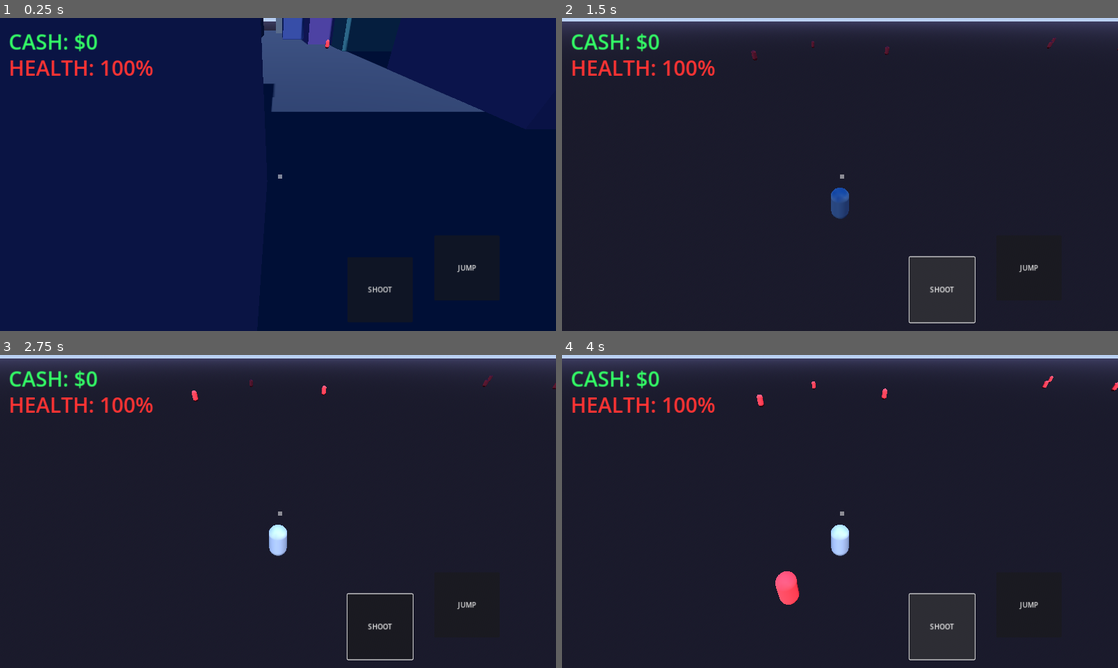
Above: before the commit, frames 1-4 (two rows, left to right).
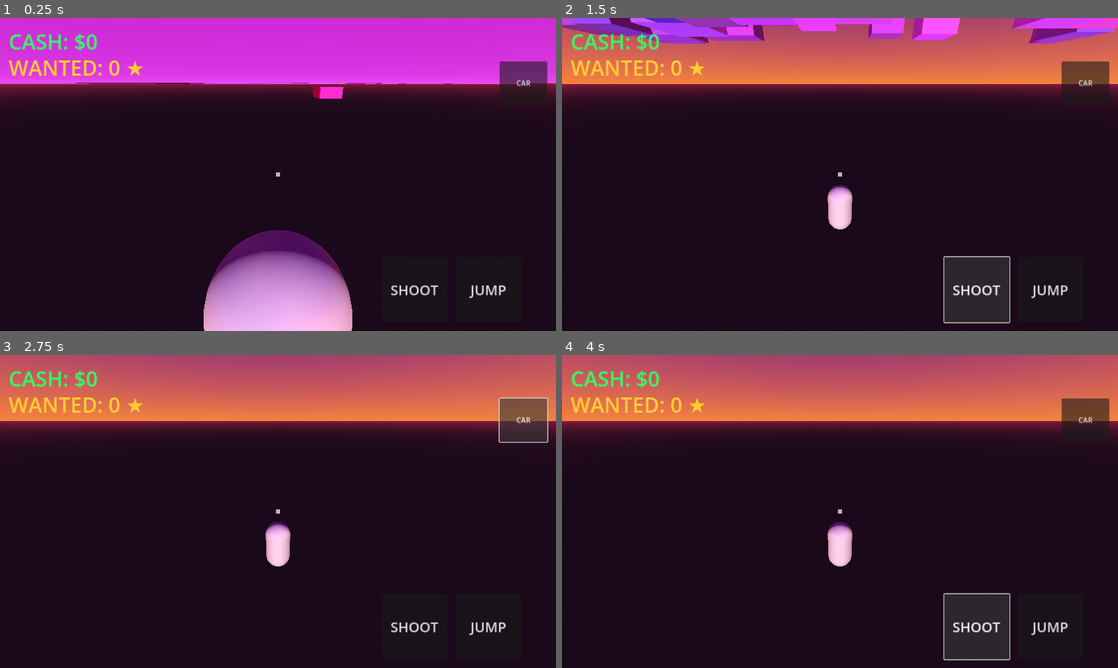
Above: after the commit, the same moments.

Repository: AniblimaxDeveloper/geta-iv-sivis
Game: Godot game, scene res://Main.tscn
Two runs of this game, one before a commit and one after it. Both use one fixed random seed, a clock stepped at 60 frames per second and the inputs below.
Inputs (mouse positions are in pixels of both pictures, inside the frame that each line leads up to):
- Up to frame 1 (0.25 s): no input
- Up to frame 2 (1.5 s): click "JUMP" at 0.5 s; click "SHOOT" at 1.25 s
- Up to frame 3 (2.75 s): click (522, 420) at 2 s, where only the run after the commit has a clickable "CAR"
- Up to frame 4 (4 s): click "JUMP" at 2.75 s; click "SHOOT" at 3.5 s

The runs differ from the first frame. In frame 1, 95% of the frame differs, in the area x 0-100%, y 0-100%; in frame 2, 27%; in frame 3, 26%; in frame 4, 28%.

Commit message:
feat: GTA VI vibes - vehicles, wanted level, police AI, sunset neon city, camera drag

Diff:
--- a/Main.gd
+++ b/Main.gd
@@ -2,97 +2,147 @@
 
 @onready var player = $Player
 @onready var hud_money = $UI/MoneyLabel
-@onready var hud_health = $UI/HealthLabel
+@onready var hud_wanted = $UI/WantedLabel
+@onready var sun = $DirectionalLight3D
+
+var wanted_level: int = 0
+var police_spawned: bool = false
+var time: float = 0.0
 
 func _ready():
     generate_city()
-    spawn_collectables(40)
-    spawn_enemies(15)
+    spawn_collectables(30)
+    spawn_vehicles(5)
 
-func _process(_delta):
+func _process(delta):
     hud_money.text = "CASH: $" + str(player.money)
+    hud_wanted.text = "WANTED: " + str(wanted_level) + " ★"
+
+    # Siklus Siang-Malam perlahan
+    time += delta * 0.05
+    sun.rotation.x = sin(time) * 1.2
 
 func generate_city():
+    # Lantai Aspal Gelap
     var floor_mesh = MeshInstance3D.new()
     var plane = PlaneMesh.new()
     plane.size = Vector2(400, 400)
     floor_mesh.mesh = plane
     var floor_mat = StandardMaterial3D.new()
-    floor_mat.albedo_color = Color(0.1, 0.12, 0.15)
+    floor_mat.albedo_color = Color(0.1, 0.1, 0.15)
     floor_mesh.material_override = floor_mat
     add_child(floor_mesh)
 
-    for i in range(120):
+    # Gedung Neon ala GTA VI
+    for i in range(100):
         var building = StaticBody3D.new()
         var mesh = MeshInstance3D.new()
         var box = BoxMesh.new()
-        var w = randf_range(10, 30)
-        var h = randf_range(20, 80)
-        var d = randf_range(10, 30)
+        var w = randf_range(15, 40)
+        var h = randf_range(30, 100)
+        var d = randf_range(15, 40)
         box.size = Vector3(w, h, d)
         mesh.mesh = box
+
         var mat = StandardMaterial3D.new()
-        mat.albedo_color = Color(randf_range(0.1, 0.3), randf_range(0.1, 0.3), randf_range(0.2, 0.4))
+        # Warna ungu, pink, biru neon
+        mat.albedo_color = Color(randf_range(0.1, 0.4), randf_range(0.1, 0.2), randf_range(0.4, 0.8))
+        mat.emission_enabled = true
+        mat.emission = Color(1.0, 0.2, 0.8) * randf_range(0.2, 0.6)
         mesh.material_override = mat
+
         var collision = CollisionShape3D.new()
         var shape = BoxShape3D.new()
         shape.size = box.size
         collision.shape = shape
+
         building.position = Vector3(randf_range(-180, 180), h / 2, randf_range(-180, 180))
         building.add_child(mesh)
         building.add_child(collision)
         add_child(building)
 
+func spawn_vehicles(amount: int):
+    for i in range(amount):
+        var car = VehicleBody3D.new()
+        car.add_to_group("vehicles")
+
+        var col = CollisionShape3D.new()
+        var box = BoxShape3D.new()
+        box.size = Vector3(2, 1, 4)
+        col.shape = box
+        car.add_child(col)
+
+        var mesh = MeshInstance3D.new()
+        var box_mesh = BoxMesh.new()
+        box_mesh.size = Vector3(2, 1, 4)
+        mesh.mesh = box_mesh
+        var mat = StandardMaterial3D.new()
+        mat.albedo_color = Color(1, 0.1, 0.5) # Mobil Pink Neon
+        mesh.material_override = mat
+        car.add_child(mesh)
+
+        # Roda Mobil
+        for w in [[0.9, -0.5, 1.5], [-0.9, -0.5, 1.5], [0.9, -0.5, -1.5], [-0.9, -0.5, -1.5]]:
+            var wheel = VehicleWheel3D.new()
+            wheel.position = Vector3(w[0], w[1], w[2])
+            wheel.use_as_steering = true
+            wheel.use_as_traction = true
+            car.add_child(wheel)
+
+        car.position = Vector3(randf_range(-100, 100), 1.0, randf_range(-100, 100))
+        add_child(car)
+
 func spawn_collectables(amount: int):
     for i in range(amount):
         var coin = Area3D.new()
-        var collision = CollisionShape3D.new()
+        var col = CollisionShape3D.new()
         var sphere = SphereShape3D.new()
+        sphere.radius = 1.0
+        col.shape = sphere
+
         var mesh = MeshInstance3D.new()
         var sphere_mesh = SphereMesh.new()
-        sphere.radius = 1.0
-        collision.shape = sphere
-        sphere_mesh.radius = 1.0
-        sphere_mesh.height = 2.0
         mesh.mesh = sphere_mesh
         var mat = StandardMaterial3D.new()
         mat.albedo_color = Color(0, 1, 0)
         mat.emission_enabled = true
         mat.emission = Color(0, 1, 0)
         mesh.material_override = mat
+
         coin.position = Vector3(randf_range(-150, 150), 1.5, randf_range(-150, 150))
         coin.add_child(mesh)
-        coin.add_child(collision)
+        coin.add_child(col)
         coin.body_entered.connect(_on_coin_collected.bind(coin))
         add_child(coin)
-
-func spawn_enemies(amount: int):
-    for i in range(amount):
-        var enemy = CharacterBody3D.new()
-        enemy.set_script(load("res://Enemy.gd"))
-
-        var col = CollisionShape3D.new()
-        var shape = CapsuleShape3D.new()
-        shape.radius = 0.5
-        shape.height = 2.0
-        col.shape = shape
-
-        var mesh = MeshInstance3D.new()
-        var cap_mesh = CapsuleMesh.new()
-        cap_mesh.radius = 0.5
-        cap_mesh.height = 2.0
-        mesh.mesh = cap_mesh
-
-        var mat = StandardMaterial3D.new()
-        mat.albedo_color = Color(1, 0.2, 0.2) # Warna Merah
-        mesh.material_override = mat
-
-        enemy.add_child(col)
-        enemy.add_child(mesh)
-        enemy.position = Vector3(randf_range(-100, 100), 2.0, randf_range(-100, 100))
-        add_child(enemy)
 
 func _on_coin_collected(body, coin):
     if body == player:
         player.add_money(100)
         coin.queue_free()
+
+func add_wanted_level():
+    wanted_level += 1
+    if wanted_level == 1 and not police_spawned:
+        spawn_police(5)
+        police_spawned = true
+
+func spawn_police(amount: int):
+    for i in range(amount):
+        var police = CharacterBody3D.new()
+        police.set_script(load("res://Police.gd"))
+
+        var col = CollisionShape3D.new()
+        var cap = CapsuleShape3D.new()
+        col.shape = cap
+        police.add_child(col)
+
+        var mesh = MeshInstance3D.new()
+        var cap_mesh = CapsuleMesh.new()
+        mesh.mesh = cap_mesh
+        var mat = StandardMaterial3D.new()
+        mat.albedo_color = Color(0, 0.5, 1) # Polisi Biru
+        mesh.material_override = mat
+        police.add_child(mesh)
+
+        police.position = Vector3(player.position.x + randf_range(-30, 30), 2.0, player.position.z + randf_range(-30, 30))
+        add_child(police)
--- a/Main.tscn
+++ b/Main.tscn
@@ -12,20 +12,19 @@
 radius = 0.5
 height = 2.0
 
-[sub_resource type="ProceduralSkyMaterial" id="ProceduralSkyMaterial_1"]
-sky_top_color = Color(0.1, 0.3, 0.8, 1)
-sky_horizon_color = Color(0.6, 0.7, 0.9, 1)
-ground_bottom_color = Color(0.1, 0.1, 0.15, 1)
-ground_horizon_color = Color(0.2, 0.2, 0.3, 1)
+[sub_resource type="ProceduralSkyMaterial" id="ProceduralSkyMaterial_sunset"]
+sky_top_color = Color(0.3, 0.1, 0.4, 1)
+sky_horizon_color = Color(0.9, 0.4, 0.2, 1)
+ground_bottom_color = Color(0.1, 0.05, 0.1, 1)
+ground_horizon_color = Color(0.4, 0.1, 0.2, 1)
 
-[sub_resource type="Sky" id="Sky_1"]
-sky_material = SubResource("ProceduralSkyMaterial_1")
+[sub_resource type="Sky" id="Sky_sunset"]
+sky_material = SubResource("ProceduralSkyMaterial_sunset")
 
 [sub_resource type="Environment" id="Environment_1"]
 background_mode = 2
-sky = SubResource("Sky_1")
+sky = SubResource("Sky_sunset")
 ambient_light_source = 3
-reflected_light_source = 2
 tonemap_mode = 2
 
 [node name="Main" type="Node3D"]
@@ -47,12 +46,15 @@
 [node name="MeshInstance3D" type="MeshInstance3D" parent="Player"]
 mesh = SubResource("CapsuleMesh_player")
 
-[node name="SpringArm3D" type="SpringArm3D" parent="Player"]
-transform = Transform3D(1, 0, 0, 0, 0.8, 0.6, 0, -0.6, 0.8, 0, 2, 0)
-spring_length = 10.0
+[node name="CameraPivot" type="Node3D" parent="Player"]
+transform = Transform3D(1, 0, 0, 0, 1, 0, 0, 0, 1, 0, 1.5, 0)
+
+[node name="SpringArm3D" type="SpringArm3D" parent="Player/CameraPivot"]
+transform = Transform3D(1, 0, 0, 0, 0.9, 0.4, 0, -0.4, 0.9, 0, 0, 0)
+spring_length = 8.0
 margin = 0.5
 
-[node name="Camera3D" type="Camera3D" parent="Player/SpringArm3D"]
+[node name="Camera3D" type="Camera3D" parent="Player/CameraPivot/SpringArm3D"]
 
 [node name="UI" type="CanvasLayer" parent="."]
 
@@ -65,21 +67,21 @@
 theme_override_font_sizes/font_size = 48
 text = "CASH: $0"
 
-[node name="HealthLabel" type="Label" parent="UI"]
+[node name="WantedLabel" type="Label" parent="UI"]
 offset_left = 20.0
 offset_top = 80.0
 offset_right = 400.0
 offset_bottom = 140.0
-theme_override_colors/font_color = Color(1, 0.2, 0.2, 1)
+theme_override_colors/font_color = Color(1, 0.8, 0.2, 1)
 theme_override_font_sizes/font_size = 48
-text = "HEALTH: 100%"
+text = "WANTED: 0 ★"
 
 [node name="Crosshair" type="ColorRect" parent="UI"]
-offset_left = 640.0
-offset_top = 360.0
-offset_right = 650.0
-offset_bottom = 370.0
-color = Color(1, 1, 1, 0.5)
+offset_left = 635.0
+offset_top = 355.0
+offset_right = 645.0
+offset_bottom = 365.0
+color = Color(1, 1, 1, 0.7)
 
 [node name="TouchControls" type="CanvasLayer" parent="."]
 script = ExtResource("3_touch")
@@ -96,18 +98,28 @@
 color = Color(0.1, 0.6, 1, 0.7)
 
 [node name="JumpButton" type="Button" parent="TouchControls"]
-offset_left = 1000.0
-offset_top = 500.0
-offset_right = 1150.0
-offset_bottom = 650.0
+offset_left = 1050.0
+offset_top = 550.0
+offset_right = 1200.0
+offset_bottom = 700.0
 text = "JUMP"
+theme_override_font_sizes/font_size = 32
 
 [node name="ShootButton" type="Button" parent="TouchControls"]
-offset_left = 800.0
+offset_left = 880.0
 offset_top = 550.0
-offset_right = 950.0
+offset_right = 1030.0
 offset_bottom = 700.0
 text = "SHOOT"
+theme_override_font_sizes/font_size = 32
+
+[node name="ActionButton" type="Button" parent="TouchControls"]
+offset_left = 1150.0
+offset_top = 100.0
+offset_right = 1260.0
+offset_bottom = 200.0
+text = "CAR"
 
 [connection signal="pressed" from="TouchControls/JumpButton" to="TouchControls" method="_on_jump_button_pressed"]
 [connection signal="pressed" from="TouchControls/ShootButton" to="TouchControls" method="_on_shoot_button_pressed"]
+[connection signal="pressed" from="TouchControls/ActionButton" to="TouchControls" method="_on_action_button_pressed"]
--- a/Player.gd
+++ b/Player.gd
@@ -1,29 +1,42 @@
 extends CharacterBody3D
 
-@export var speed: float = 15.0
-@export var jump_force: float = 12.0
+@export var speed: float = 12.0
+@export var jump_force: float = 10.0
 @export var gravity: float = 30.0
 
 var money: int = 0
 var input_dir: Vector2 = Vector2.ZERO
-var is_dead: bool = false
+var current_vehicle: VehicleBody3D = null
 
-@onready var camera = $SpringArm3D/Camera3D
+@onready var mesh = $MeshInstance3D
+@onready var camera_pivot = $CameraPivot
+@onready var spring_arm = $CameraPivot/SpringArm3D
+@onready var camera = $CameraPivot/SpringArm3D/Camera3D
 
 func _physics_process(delta):
-    if is_dead:
+    if current_vehicle:
+        # Kontrol Mobil
+        current_vehicle.engine_force = -input_dir.y * 800.0
+        current_vehicle.steering = -input_dir.x * 0.4
+        global_position = current_vehicle.global_position + Vector3(0, 2.5, 0)
+        mesh.visible = false
         return
+
+    mesh.visible = true
 
     if not is_on_floor():
         velocity.y -= gravity * delta
 
-    var direction = (transform.basis * Vector3(input_dir.x, 0, input_dir.y)).normalized()
+    # Pergerakan relatif terhadap kamera
+    var direction = (camera_pivot.global_transform.basis * Vector3(input_dir.x, 0, input_dir.y)).normalized()
+    direction.y = 0
+    direction = direction.normalized()
 
     if direction:
         velocity.x = direction.x * speed
         velocity.z = direction.z * speed
         var target_angle = atan2(-direction.x, -direction.z)
-        rotation.y = lerp_angle(rotation.y, target_angle, 0.2)
+        mesh.rotation.y = lerp_angle(mesh.rotation.y, target_angle, 0.2)
     else:
         velocity.x = move_toward(velocity.x, 0, speed)
         velocity.z = move_toward(velocity.z, 0, speed)
@@ -31,26 +44,34 @@
     move_and_slide()
 
 func jump():
-    if is_on_floor():
+    if is_on_floor() and not current_vehicle:
         velocity.y = jump_force
 
 func shoot():
-    # Membuat garis tembakan dari tengah kamera
+    if current_vehicle: return
     var space_state = get_world_3d().direct_space_state
     var screen_center = get_viewport().get_visible_rect().size / 2
     var origin = camera.project_ray_origin(screen_center)
-    var end = origin + camera.project_ray_normal(screen_center) * 100
-
+    var end = origin + camera.project_ray_normal(screen_center) * 150
     var query = PhysicsRayQueryParameters3D.create(origin, end)
     query.exclude = [self.get_rid()]
 
     var result = space_state.intersect_ray(query)
+    if result and result.collider.has_method("take_damage"):
+        result.collider.take_damage(50)
+        if get_node_or_null("../../Main"):
+            get_node("../../Main").add_wanted_level()
 
-    if result and result.collider.has_method("take_damage"):
-        result.collider.take_damage(50) # Damage 50
-
-func add_money(amount: int):
-    money += amount
-
-func take_damage(amount: int):
-    pass # Bisa ditambahkan sistem Health nanti
+func interact():
+    if current_vehicle:
+        # Keluar Mobil
+        current_vehicle.exit_vehicle(self)
+        current_vehicle = null
+    else:
+        # Cari Mobil Terdekat
+        var vehicles = get_tree().get_nodes_in_group("vehicles")
+        for v in vehicles:
+            if global_position.distance_to(v.global_position) < 6.0:
+                current_vehicle = v
+                current_vehicle.enter_vehicle(self)
+                break
--- /dev/null
+++ b/Police.gd
@@ -0,0 +1,34 @@
+extends CharacterBody3D
+
+var speed: float = 10.0
+var target: Node3D
+var health: int = 100
+
+func _ready():
+    target = get_node_or_null("../../Player")
+    if not target: target = get_node_or_null("../Player")
+
+func _physics_process(delta):
+    if not is_on_floor():
+        velocity.y -= 30.0 * delta
+
+    if target and health > 0:
+        var dir = (target.global_position - global_position)
+        dir.y = 0
+        if dir.length() > 0.1:
+            dir = dir.normalized()
+            velocity.x = dir.x * speed
+            velocity.z = dir.z * speed
+            var target_angle = atan2(-dir.x, -dir.z)
+            rotation.y = lerp_angle(rotation.y, target_angle, 0.1)
+    move_and_slide()
+
+func take_damage(amount: int):
+    health -= amount
+    $MeshInstance3D.material_override.albedo_color = Color(1, 1, 1)
+    await get_tree().create_timer(0.1).timeout
+    if health > 0:
+        $MeshInstance3D.material_override.albedo_color = Color(0, 0.5, 1)
+
+    if health <= 0:
+        queue_free()
--- a/TouchControls.gd
+++ b/TouchControls.gd
@@ -5,6 +5,7 @@
 @onready var player = get_node("../Player")
 
 var touch_index = -1
+var look_touch_index = -1
 var base_center = Vector2.ZERO
 var max_distance = 100.0
 
@@ -13,6 +14,7 @@
     joystick_knob.visible = false
 
 func _input(event):
+    # Kontrol Joystick Kiri
     if event is InputEventScreenTouch:
         if event.pressed and touch_index == -1 and event.position.x < 600:
             touch_index = event.index
@@ -34,8 +36,23 @@
         joystick_knob.global_position = base_center + diff - joystick_knob.size / 2
         player.input_dir = diff / max_distance
 
+    # Kontrol Kamera (Geser Layar Kanan)
+    if event is InputEventScreenTouch:
+        if event.pressed and event.position.x >= 600:
+            look_touch_index = event.index
+        elif not event.pressed and event.index == look_touch_index:
+            look_touch_index = -1
+
+    if event is InputEventScreenDrag and event.index == look_touch_index:
+        player.camera_pivot.rotate_y(-event.relative.x * 0.01)
+        player.spring_arm.rotate_x(-event.relative.y * 0.01)
+        player.spring_arm.rotation.x = clamp(player.spring_arm.rotation.x, deg_to_rad(-70), deg_to_rad(30))
+
 func _on_jump_button_pressed():
     player.jump()
 
 func _on_shoot_button_pressed():
     player.shoot()
+
+func _on_action_button_pressed():
+    player.interact()
--- a/project.godot
+++ b/project.godot
@@ -6,7 +6,7 @@
 config/features=PackedStringArray("4.3", "Mobile")
 config/icon="res://icon.png"
 boot_splash/show_image=false
-boot_splash/bg_color=Color(0.05, 0.05, 0.1, 1)
+boot_splash/bg_color=Color(0.1, 0.05, 0.1, 1)
 
 [display]
 window/size/viewport_width=1280
@@ -20,4 +20,4 @@
 [rendering]
 renderer/rendering_method="mobile"
 renderer/rendering_method.mobile="mobile"
-environment/defaults/default_clear_color=Color(0.1, 0.1, 0.15, 1)
+environment/defaults/default_clear_color=Color(0.1, 0.05, 0.1, 1)
